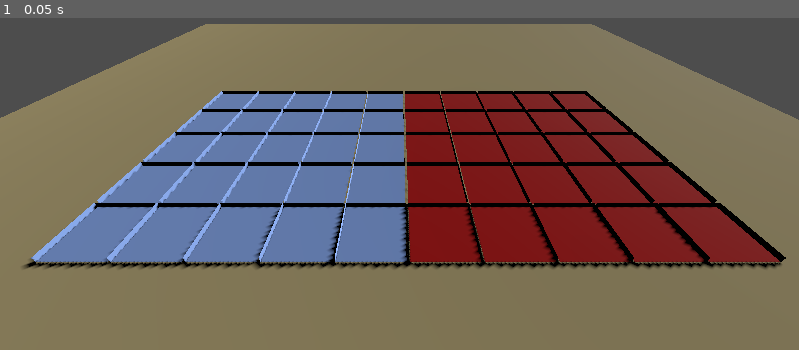
Above: before the commit, frame 1.
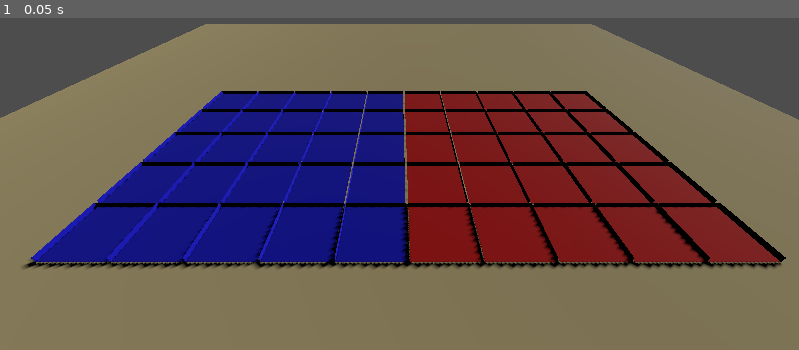
Above: after the commit, the same moment.

Repository: Hanselnp/completeUtterChaos
Game: Godot game, scene res://scenes/battle_world.tscn
Same seed, same stepped clock (60 frames per second), same inputs: the game is played once before the commit and once after it. The project has no main scene, so this scene is started directly.
Inputs:
- Up to frame 1 (0.05 s): no input

The runs differ from the first frame. In frame 1, 16% of the frame differs, in the area x 3-51%, y 21-74%.

Commit message:
Cell node's identify_cell func
Change from:
is_enemy_cell():

to

identify_cell(is_player: bool)

use is_player to determine enemy or player

Diff:
--- a/scripts/arena_generation.gd
+++ b/scripts/arena_generation.gd
@@ -36,8 +36,8 @@
 
 			# If is_player_side = false, run is_enemy_cell func in cell script to change color
 			# (and its cell_type atribute to enemy cell, to be implemented)
-			if not is_player_side:
-				cell.is_enemy_cell()
+
+			cell.identify_cell(is_player_side)
 
 			# Assignr position to the cell
 			cell.global_transform.origin = Vector3(x * cell_spacing, 0, z * cell_spacing)
--- a/scripts/cell.gd
+++ b/scripts/cell.gd
@@ -28,14 +28,23 @@
 	units_on_cell.erase(body)
 	emit_signal("units_changed")
 
-func is_enemy_cell():
-	if $CSGBox3D:
-		# Duplicate the material to avoid modifying the original
-		var new_material = $CSGBox3D.material.duplicate()
-		# Set a random color
-		new_material.albedo_color = Color(0.75, 0, 0)
-		# Apply the new material to the CSGBox3D
-		$CSGBox3D.material = new_material
+func identify_cell(is_player: bool):
+	# Guard clause to skip func is somehow CSGBox3D is no longer cell node's child
+	if not $CSGBox3D:
+		print("Error: CSGBox3D missing, is no longer cell node's child")
+		pass
+
+	# Duplicate the material to avoid modifying the original
+	var new_material = $CSGBox3D.material.duplicate()
+
+	# if enemy -> cell_red else cell_blue
+	var new_color = Color(0.75, 0, 0) if not is_player else Color(0, 0, 0.75)
+
+	new_material.albedo_color = new_color
+	$CSGBox3D.material = new_material
+
+	# Need to put cell_type_identifier here later incase cells will be more unique later
+
 
 
 
